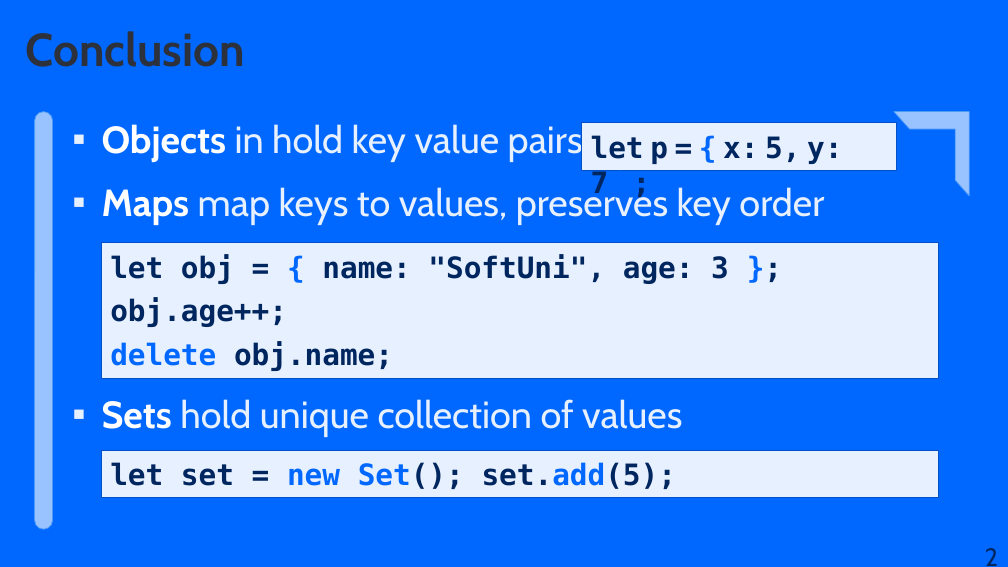
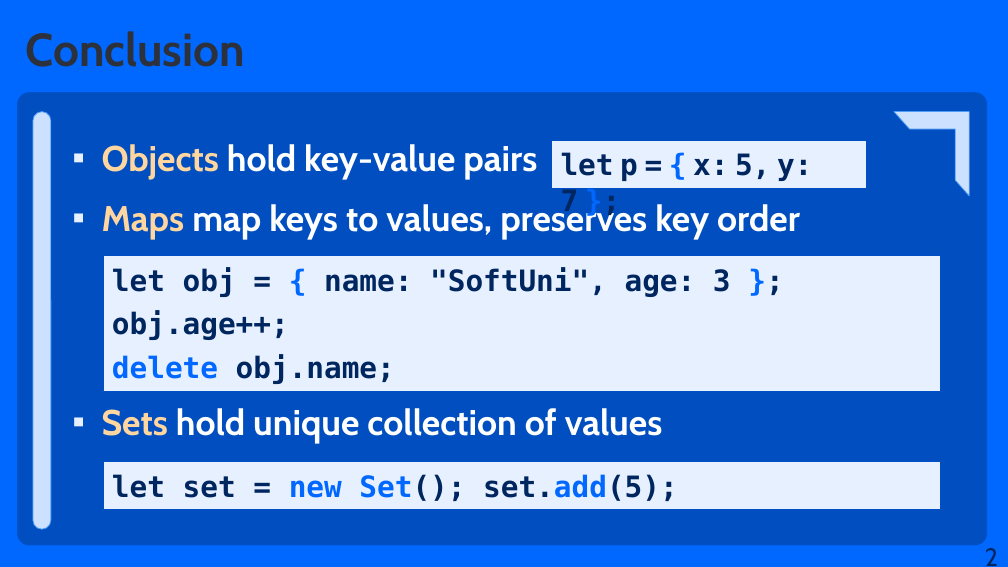
Before and after one commit to SoftUni/SoftUni-Course-Converter, a slide deck: slide 23 of Document-Templates/SoftUni-BUDITEL-PowerPoint-Template-EN-Apr-2024.pptx. Drawn at 1008x567 pixels with LibreOffice and Linux fonts; fonts in the diff are those of the drawing; background and template pictures are left out. Boxes give left, top, right and bottom in pixels: in the first picture for what was removed or moved away, otherwise in the second. Text is boxed around its words. In the diff, an @@ line names an element or a change of style, - is before the commit and + after.

```diff
--- a/Document-Templates/SoftUni-BUDITEL-PowerPoint-Template-EN-Apr-2024.pptx
+++ b/Document-Templates/SoftUni-BUDITEL-PowerPoint-Template-EN-Apr-2024.pptx
@@ rounded rectangle at <box>18,93,987,544</box>: fill #0068FF to #004EBF; outline #0068FF 0.75 pt to #004EBF 1.5 pt @@
@@ rounded rectangle at <box>33,112,51,529</box>: fill #99C3FF to #CCE1FF @@
@@ half frame at <box>894,112,969,196</box>: fill #99C3FF to #CCE1FF @@
@@ text "Objects hold key-value pairs": place and size @@
-text "Objects hold key-value pairs" at <box>102,122,824,437</box>
+text "Objects hold key-value pairs" at <box>102,144,800,443</box>
@@ text at <box>102,144,537,179</box>: text changed; size 36 to 34 pt; text colour #E7F0FF to #FFFFFF; bold on @@
-▪ Objects in hold key value pairs
+▪ Objects hold key-value pairs
@@ rectangle "let p = { x: ...": place and size @@
-rectangle "let p = { x: ..." at <box>582,123,897,170</box>
+rectangle "let p = { x: ..." at <box>551,141,867,188</box>
@@ text at <box>102,201,800,443</box>: size 36 to 34 pt in "Maps map keys to values, preserves key ...", "Sets hold unique collection of values"; text colour #FFFFFF to #FFD6A0 in "Maps", "Sets"; text colour #E7F0FF to #FFFFFF, bold on in "map keys to values, preserves key order", "hold unique collection of values" @@
@@ rectangle "let obj = { name: ...": place and size @@
-rectangle "let obj = { name: ..." at <box>101,243,938,379</box>
+rectangle "let obj = { name: ..." at <box>103,256,940,392</box>
@@ rectangle "let set = new Set(); ...": place and size @@
-rectangle "let set = new Set(); ..." at <box>101,450,938,498</box>
+rectangle "let set = new Set(); ..." at <box>103,462,940,510</box>
```
Also in this commit, not shown: 14 other slides changed, 2 slides added, 1 other file.
